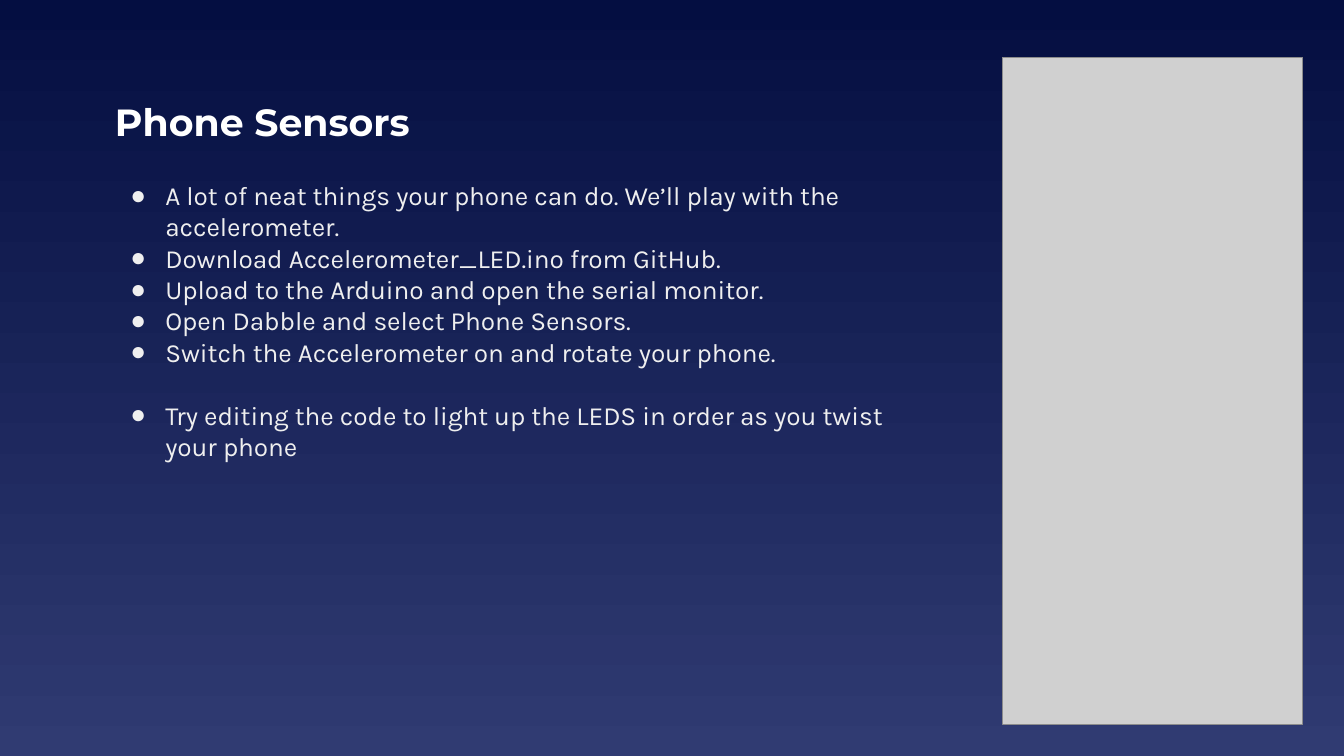
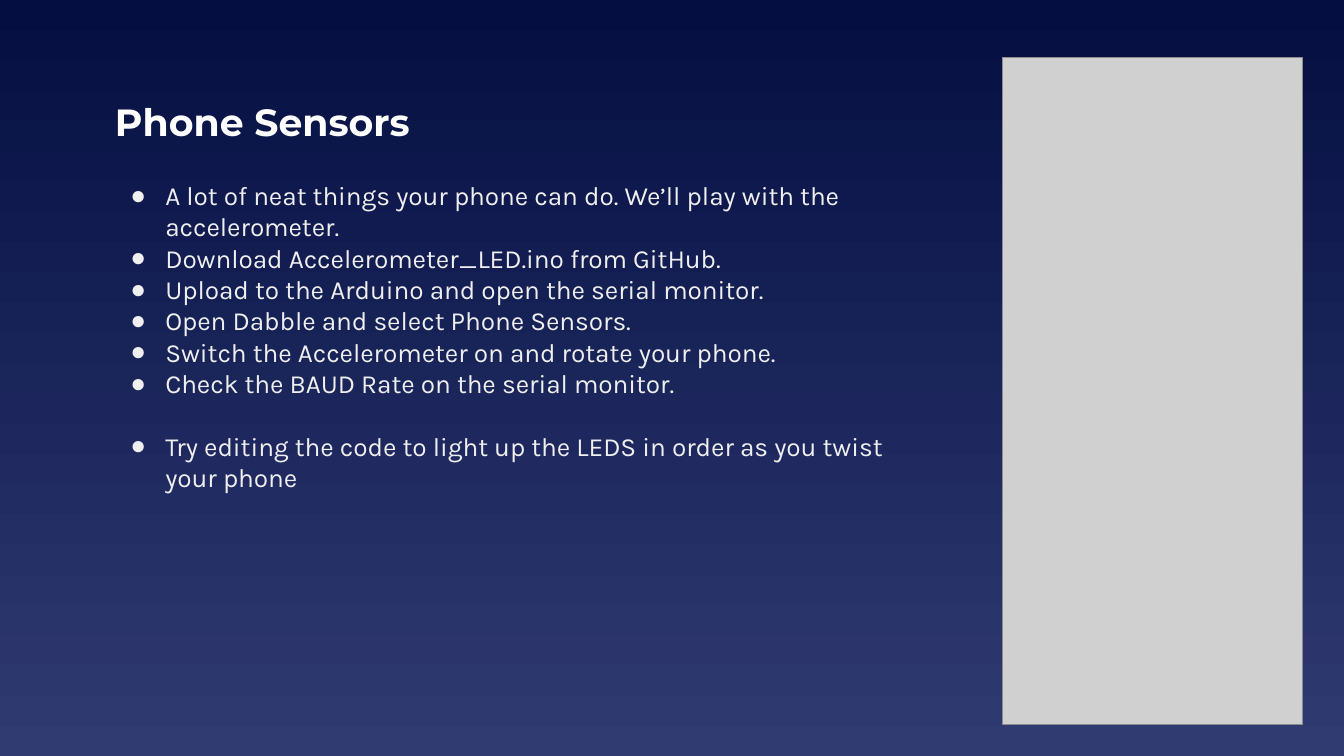
Before and after one commit to EELabMan/Arduino-9-Bluetooth, a slide deck: slide 21 of UTA EE Labs - Bluetooth.pptx. Drawn at 1344x756 pixels with LibreOffice and Linux fonts; fonts in the diff are those of the drawing; grey boxes stand for pictures. Boxes give left, top, right and bottom in pixels: in the first picture for what was removed or moved away, otherwise in the second. Text is boxed around its words. In the diff, an @@ line names an element or a change of style, - is before the commit and + after.

```diff
--- a/UTA EE Labs - Bluetooth.pptx
+++ b/UTA EE Labs - Bluetooth.pptx
@@ text at (165, 375, 674, 394): paragraph added @@
+● Check the BAUD Rate on the serial monitor.
```
Also in this commit, not shown: 5 other slides changed.
